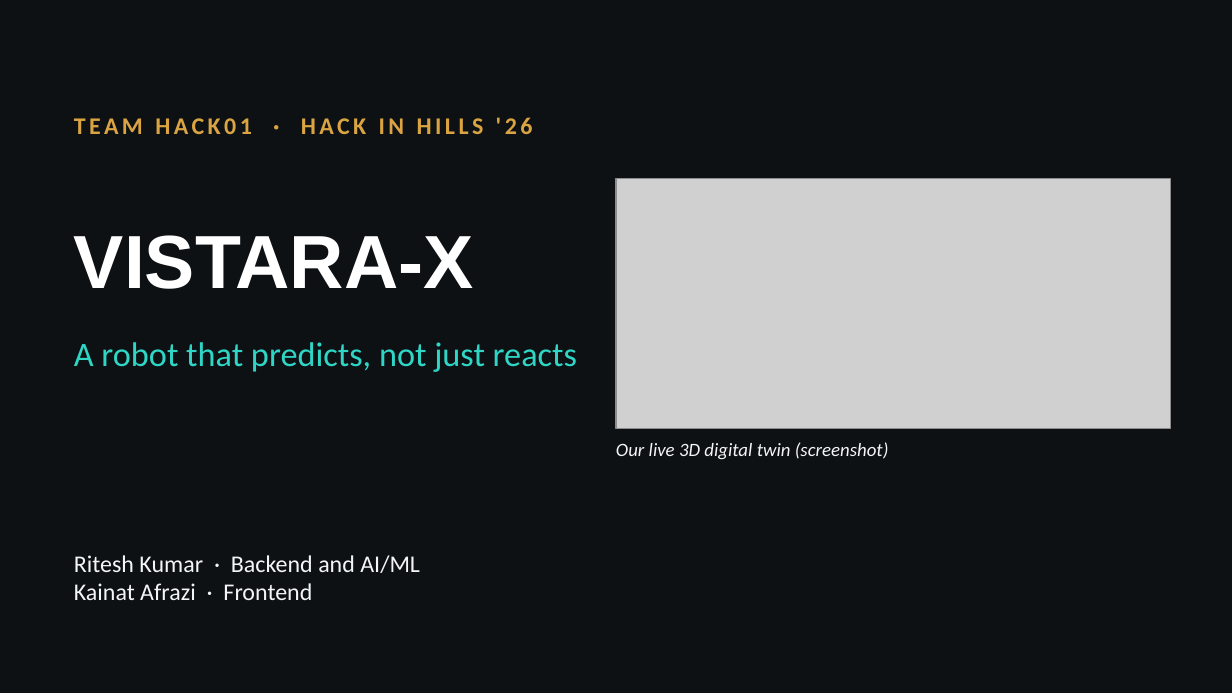
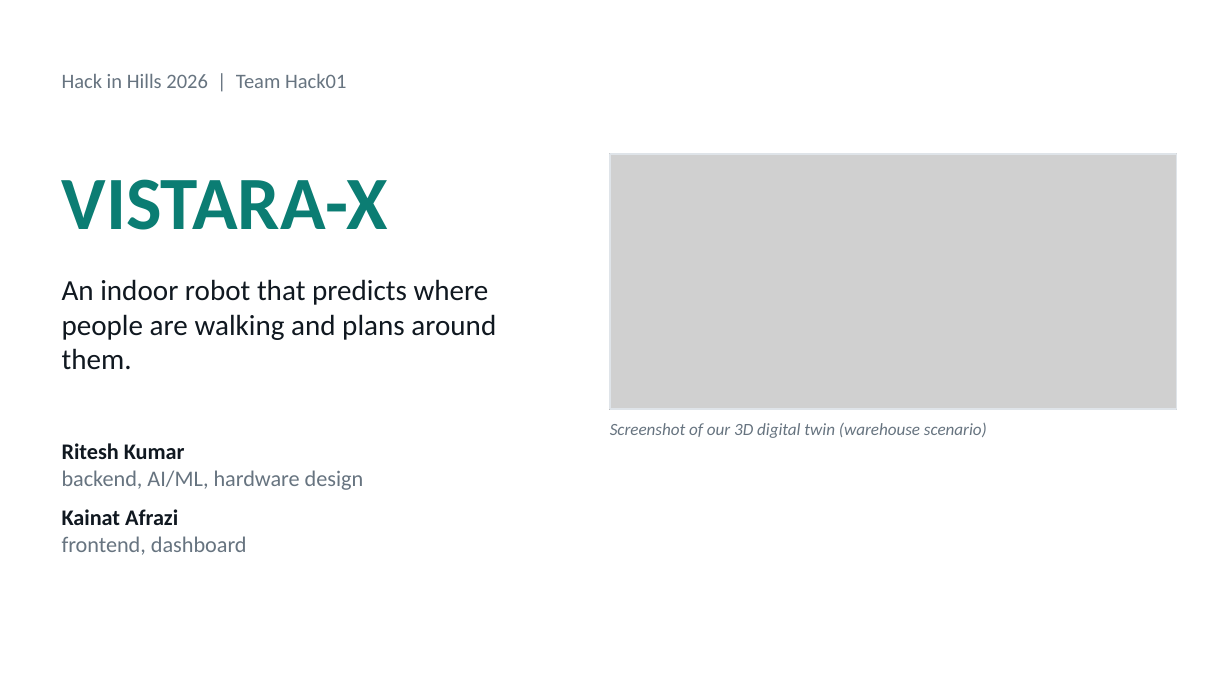
Before and after one commit to RiteshKumar2e/VISTARA-X, a slide deck: slide 1 of presentation/VISTARA-X_Hack01.pptx. Drawn at 1232x693 pixels with LibreOffice and Linux fonts; fonts in the diff are those of the drawing; grey boxes stand for pictures. Boxes give left, top, right and bottom in pixels: in the first picture for what was removed or moved away, otherwise in the second. Text is boxed around its words. In the diff, an @@ line names an element or a change of style, - is before the commit and + after.

Commit message:
feat: update presentation file VISTARA-X_Hack01.pptx with new content

```diff
--- a/presentation/VISTARA-X_Hack01.pptx
+++ b/presentation/VISTARA-X_Hack01.pptx
@@ background #0D1114 to #FFFFFF @@
@@ text at [62, 74, 346, 88]: text changed; size 14 to 12 pt; text colour #D9A441 to #677480; bold off @@
-TEAM HACK01 · HACK IN HILLS '26
+Hack in Hills 2026 | Team Hack01
@@ text "VISTARA-X": place and size @@
-text "VISTARA-X" at [74, 235, 474, 289]
+text "VISTARA-X" at [62, 179, 388, 230]
@@ text "VISTARA-X" at [62, 179, 388, 230]: font Arial to Calibri, text colour #FFFFFF to #0B7D73; vertical alignment middle to top @@
@@ picture: place and size @@
-picture at [616, 179, 1170, 429]
+picture at [610, 154, 1177, 409]
@@ rectangle added at [610, 154, 1177, 409], outline #DFE4E9 1 pt @@
@@ text at [62, 279, 496, 370]: text changed; size 20 to 17 pt; text colour #2FD6C6 to #101820 @@
-A robot that predicts, not just reacts
+An indoor robot that predicts where people are walking and plans around them.
@@ text at [62, 443, 364, 555]: text changed; size 14 to 13 pt; text colour #F3F5F7 to #677480 @@
-Ritesh Kumar · Backend and AI/ML
-Kainat Afrazi · Frontend
+Ritesh Kumar
+backend, AI/ML, hardware design
+Kainat Afrazi
+frontend, dashboard
@@ text at [610, 423, 987, 438]: text changed; size 11 to 10 pt; text colour #F3F5F7 to #677480 @@
-Our live 3D digital twin (screenshot)
+Screenshot of our 3D digital twin (warehouse scenario)
```
Also in this commit, not shown: 12 other slides changed, 1 slide added, 1 slide removed.
